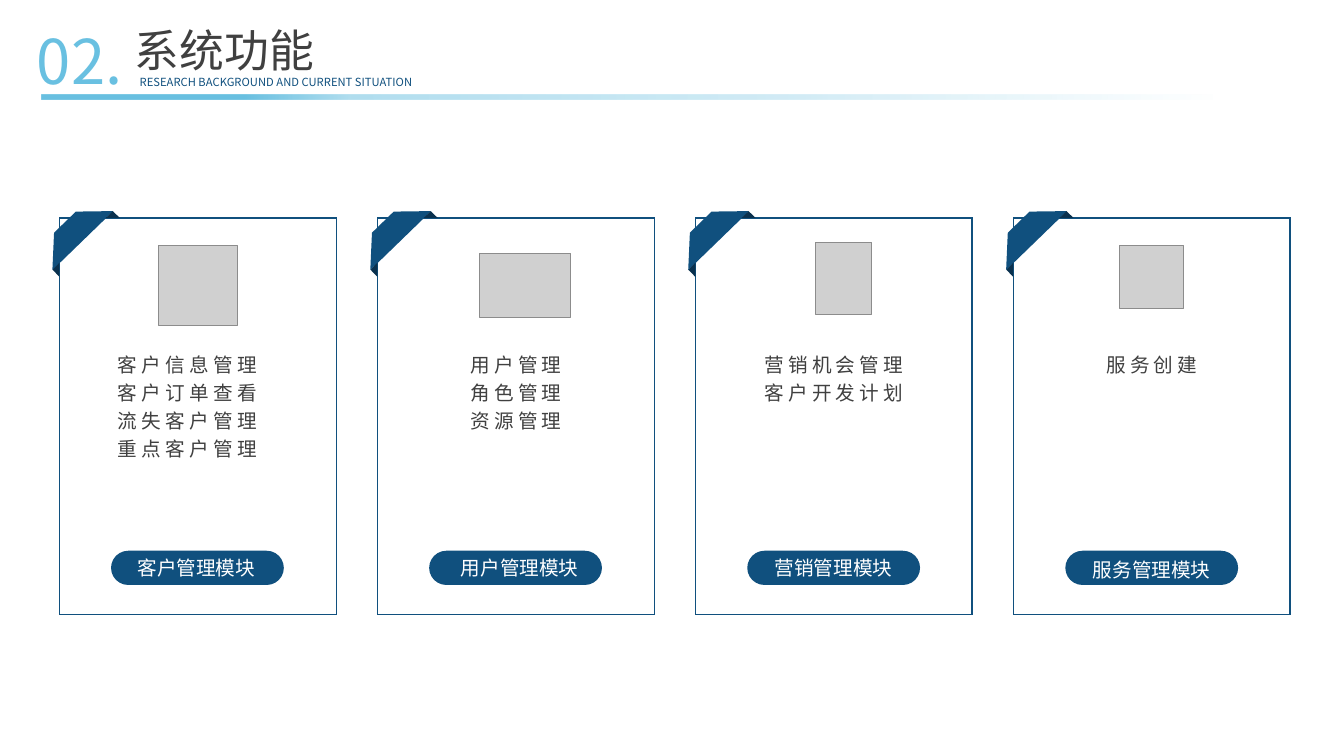
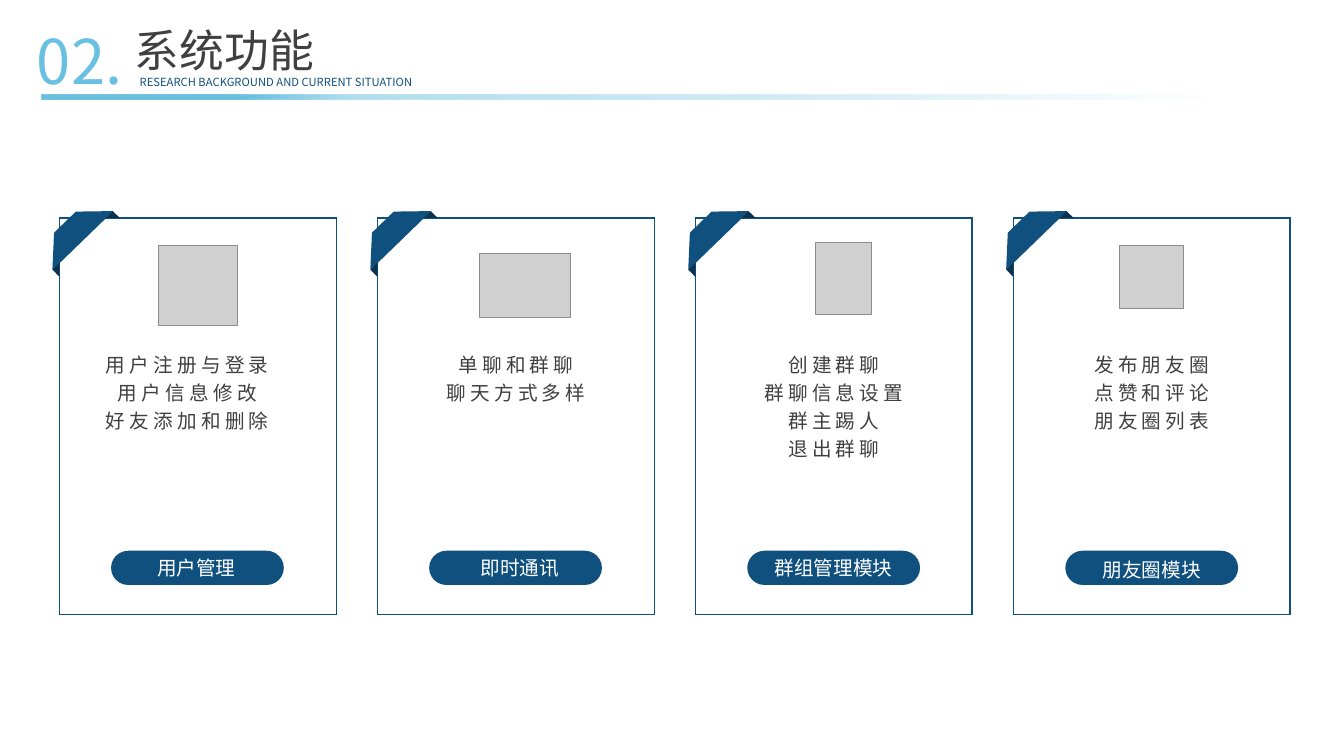
Before and after one commit to ConsoleLZ/chat-app, a slide deck: slide 9 of 毕业论文/毕业答辩(系统开发）.pptx. Drawn at 1344x756 pixels with LibreOffice and Linux fonts; fonts in the diff are those of the drawing; grey boxes stand for pictures. Boxes give left, top, right and bottom in pixels: in the first picture for what was removed or moved away, otherwise in the second. Text is boxed around its words. In the diff, an @@ line names an element or a change of style, - is before the commit and + after.

```diff
--- a/毕业论文/毕业答辩(系统开发）.pptx
+++ b/毕业论文/毕业答辩(系统开发）.pptx
@@ text at (106, 355, 269, 430): text changed @@
-客户信息管理
-客户订单查看
-流失客户管理
-重点客户管理
+用户注册与登录
+用户信息修改
+好友添加和删除
@@ text at (446, 355, 585, 402): text changed @@
-用户管理
-角色管理
-资源管理
+单聊和群聊
+聊天方式多样
@@ text at (764, 355, 903, 458): text changed @@
-营销机会管理
-客户开发计划
+创建群聊
+群聊信息设置
+群主踢人
+退出群聊
@@ text at (1094, 355, 1209, 430): text changed @@
-服务创建
+发布朋友圈
+点赞和评论
+朋友圈列表
@@ text at (157, 558, 236, 577): text changed @@
-客户管理模块
+用户管理
@@ text at (480, 558, 558, 577): text changed @@
-用户管理模块
+即时通讯
@@ text at (775, 558, 893, 577): text changed @@
-营销管理模块
+群组管理模块
@@ text at (1103, 560, 1201, 579): text changed @@
-服务管理模块
+朋友圈模块
```
Also in this commit, not shown: 10 other slides changed, 3 other files.
